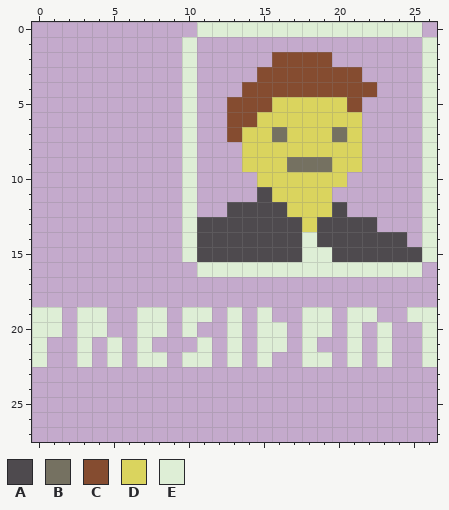
A pixel-art sprite gets an edit: Textures/UI/itemslot/president.png. The first picture shows the starting point.
The file is 27x28 pixels.
Palette (. is transparent): A #4e4a4e  B #757161  C #854c30  D #dad45e  E #deeed6
Pixels before, first column x 0:
 0 ...........EEEEEEEEEEEEEEE.
 1 ..........E...............E
 2 ..........E.....CCCC......E
 3 ..........E....CCCCCCC....E
 4 ..........E...CCCCCCCCC...E
 5 ..........E..CCCDDDDDC....E
 6 ..........E..CCDDDDDDD....E
 7 ..........E..CDDBDDDBD....E
 8 ..........E...DDDDDDDD....E
 9 ..........E...DDDBBBDD....E
10 ..........E....DDDDDD.....E
11 ..........E....ADDDD......E
12 ..........E..AAAADDDA.....E
13 ..........EAAAAAAADAAAA...E
14 ..........EAAAAAAAEAAAAAA.E
15 ..........EAAAAAAAEEAAAAAAE
16 ...........EEEEEEEEEEEEEEE.
17 ...........................
18 ...........................
19 EE.EE..EE.EE.E.E..EE.EE..EE
20 EE.EE..EE.E..E.EE.EE.E.E..E
21 E..E.E.E...E.E.EE.E..E.E..E
22 E..E.E.EE.EE.E.E..EE.E.E..E
After the commit:
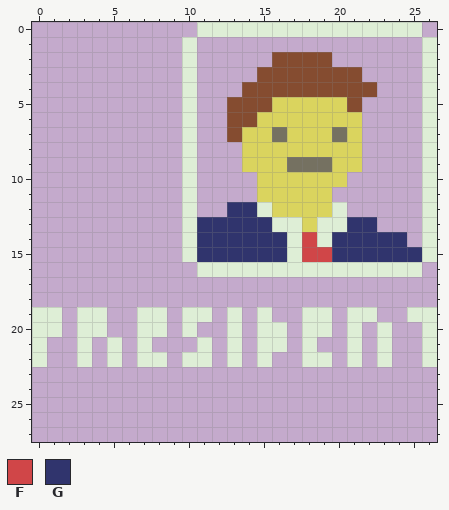
Colours new in this view: F #d04648  G #30346d
From old to new:
y 11: x 15 A -> D
y 12: x 13..16 AAAA -> GGED; x 20 A -> E
y 13: x 11..17 AAAAAAA -> GGGGGEE; x 19..22 AAAA -> EEGG
y 14: x 11..24 AAAAAAAEAAAAAA -> GGGGGGEFEGGGGG
y 15: x 11..25 AAAAAAAEEAAAAAA -> GGGGGGEFFGGGGGG
Pixel boxes of the changes (left, top, right, bottom) in both pictures:
changed: (197, 187, 422, 262)
